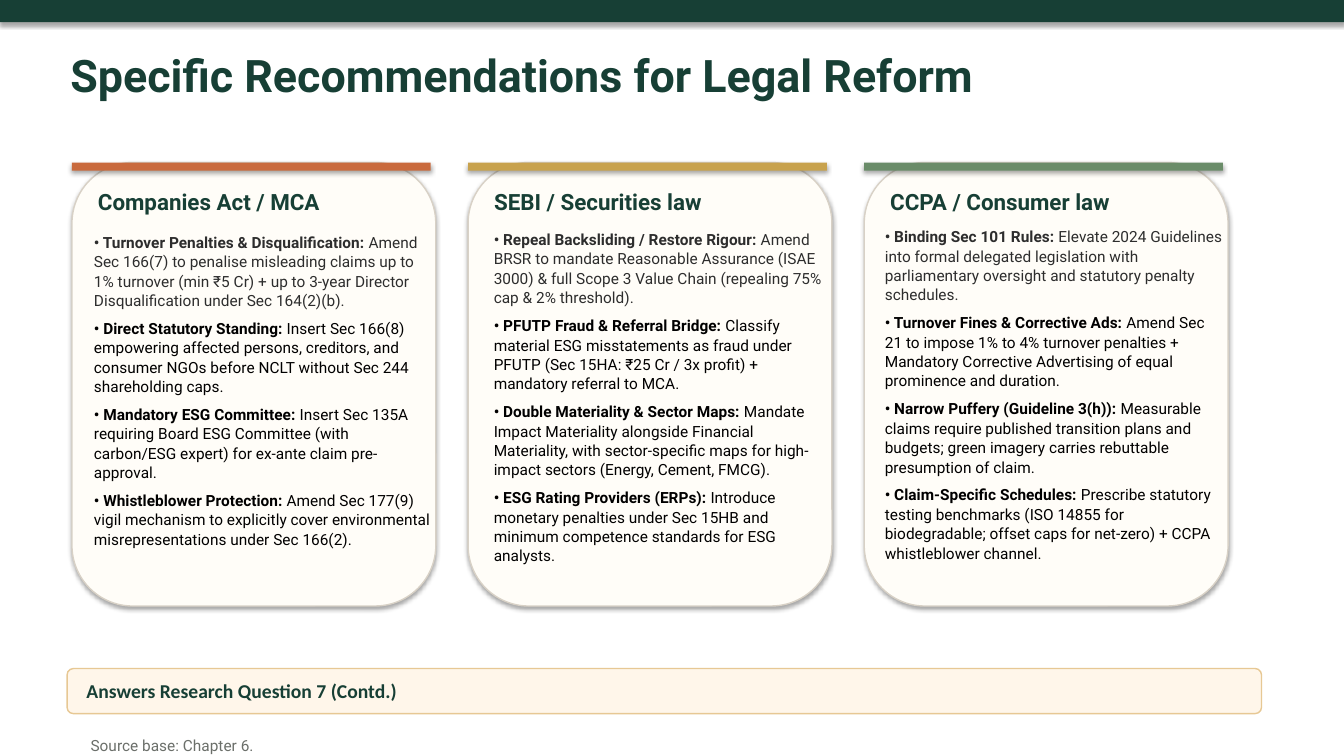
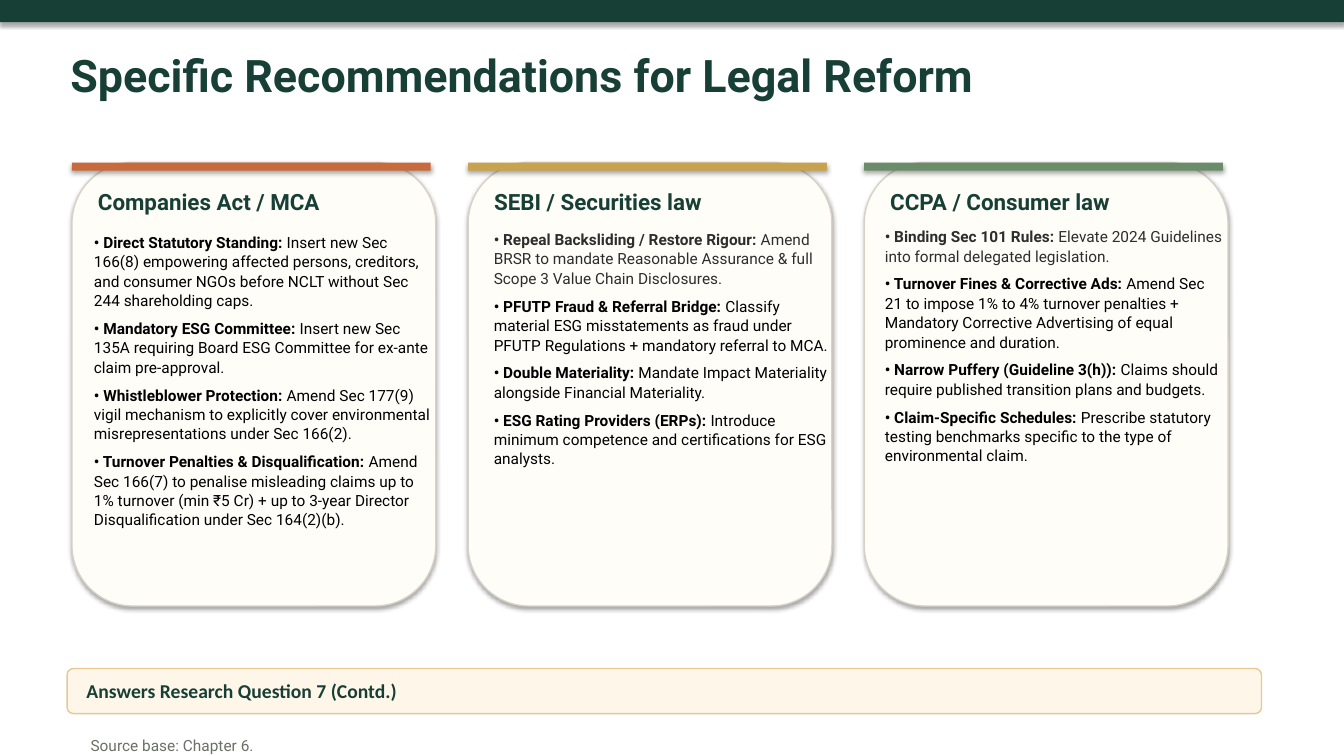
Before and after one commit to atul516/Final-VIva, a slide deck: slide 20 of Thesis Defence Presentation Final.pptx (slide 22 before the commit). Drawn at 1344x756 pixels with LibreOffice and Linux fonts; fonts in the diff are those of the drawing. Boxes give left, top, right and bottom in pixels: in the first picture for what was removed or moved away, otherwise in the second. Text is boxed around its words. In the diff, an @@ line names an element or a change of style, - is before the commit and + after.

```diff
--- a/Thesis Defence Presentation Final.pptx
+++ b/Thesis Defence Presentation Final.pptx
@@ text at <box>94,236,430,443</box>: paragraphs added @@
+• Direct Statutory Standing: Insert new Sec 166(8) empowering affected persons, creditors, and consumer NGOs before NCLT without Sec 244 shareholding caps.
+• Mandatory ESG Committee: Insert new Sec 135A requiring Board ESG Committee for ex-ante claim pre-approval.
+• Whistleblower Protection: Amend Sec 177(9) vigil mechanism to explicitly cover environmental misrepresentations under Sec 166(2).
@@ text at <box>494,233,828,468</box>: text changed @@
-• Repeal Backsliding / Restore Rigour: Amend BRSR to mandate Reasonable Assurance (ISAE 3000) & full Scope 3 Value Chain (repealing 75% cap & 2% threshold).
-• PFUTP Fraud & Referral Bridge: Classify material ESG misstatements as fraud under PFUTP (Sec 15HA: ₹25 Cr / 3x profit) + mandatory referral to MCA.
-• Double Materiality & Sector Maps: Mandate Impact Materiality alongside Financial Materiality, with sector-specific maps for high-impact sectors (Energy, Cement, FMCG).
-• ESG Rating Providers (ERPs): Introduce monetary penalties under Sec 15HB and minimum competence standards for ESG analysts.
+• Repeal Backsliding / Restore Rigour: Amend BRSR to mandate Reasonable Assurance & full Scope 3 Value Chain Disclosures.
+• PFUTP Fraud & Referral Bridge: Classify material ESG misstatements as fraud under PFUTP Regulations + mandatory referral to MCA.
+• Double Materiality: Mandate Impact Materiality alongside Financial Materiality.
+• ESG Rating Providers (ERPs): Introduce minimum competence and certifications for ESG analysts.
@@ text at <box>885,230,1222,265</box>: text changed @@
-• Binding Sec 101 Rules: Elevate 2024 Guidelines into formal delegated legislation with parliamentary oversight and statutory penalty schedules.
+• Binding Sec 101 Rules: Elevate 2024 Guidelines into formal delegated legislation.
@@ text at <box>94,322,430,549</box>: paragraphs removed @@
-• Direct Statutory Standing: Insert Sec 166(8) empowering affected persons, creditors, and consumer NGOs before NCLT without Sec 244 shareholding caps.
-• Mandatory ESG Committee: Insert Sec 135A requiring Board ESG Committee (with carbon/ESG expert) for ex-ante claim pre-approval.
-• Whistleblower Protection: Amend Sec 177(9) vigil mechanism to explicitly cover environmental misrepresentations under Sec 166(2).
@@ text at <box>885,363,1218,461</box>: text changed @@
-• Narrow Puffery (Guideline 3(h)): Measurable claims require published transition plans and budgets; green imagery carries rebuttable presumption of claim.
-• Claim-Specific Schedules: Prescribe statutory testing benchmarks (ISO 14855 for biodegradable; offset caps for net-zero) + CCPA whistleblower channel.
+• Narrow Puffery (Guideline 3(h)): Claims should require published transition plans and budgets.
+• Claim-Specific Schedules: Prescribe statutory testing benchmarks specific to the type of environmental claim.
@@ text at <box>94,455,418,529</box>: text colour #2D2D2D to #000000 in "• Turnover Penalties & Disqualification: Amend Sec ..." @@
```
Also in this commit, not shown: 1 other slide changed, 2 slides removed, 1 other file.
